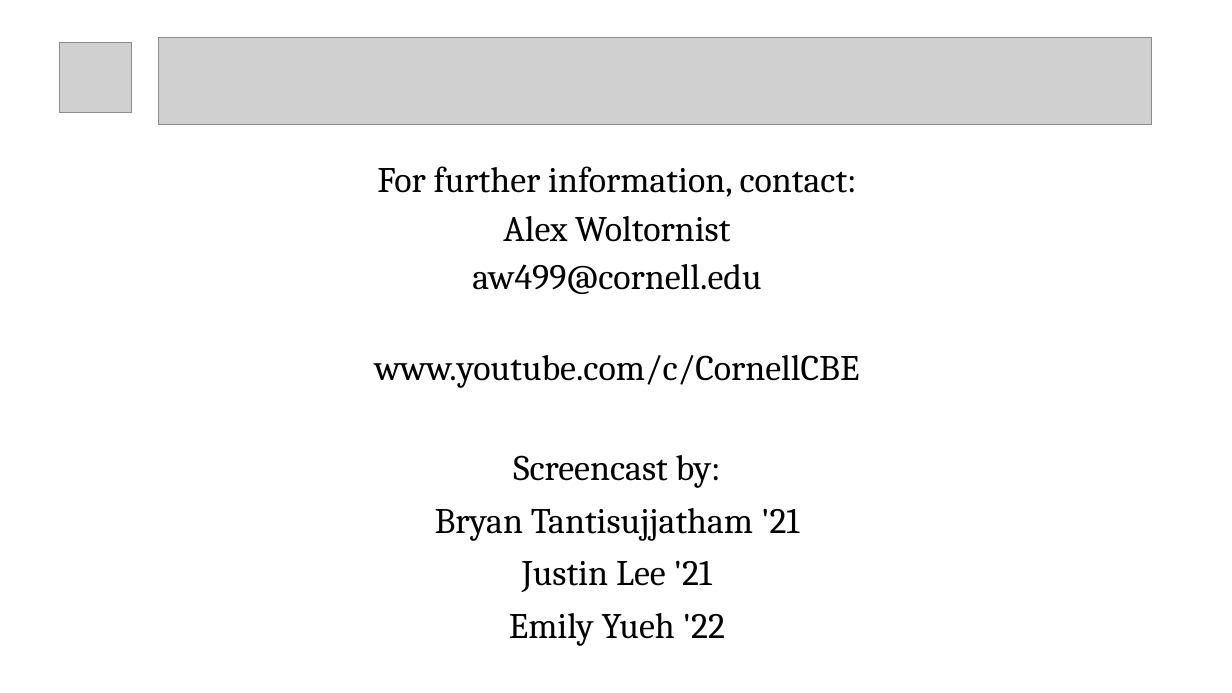
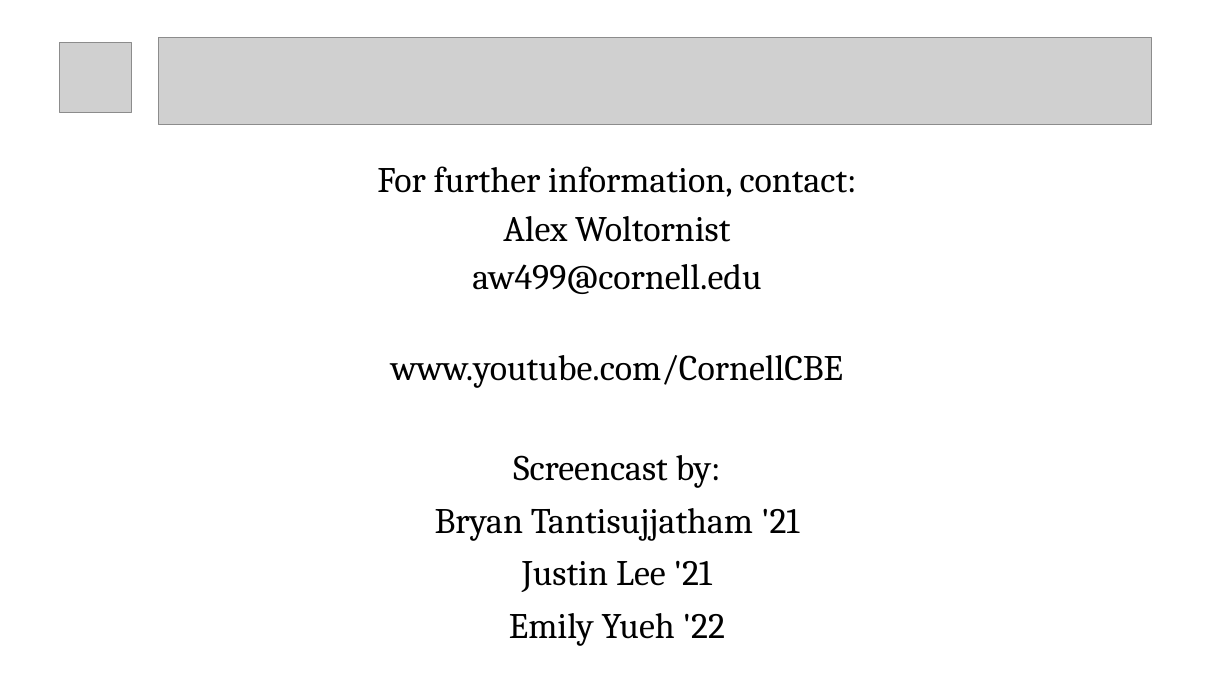
Before and after one commit to btanti/aspen-tutorials, a slide deck: slide 1 of End Slide Template/Aspen-End-Slide.pptx. Drawn at 1232x693 pixels with LibreOffice and Linux fonts; fonts in the diff are those of the drawing; grey boxes stand for pictures. Boxes give left, top, right and bottom in pixels: in the first picture for what was removed or moved away, otherwise in the second. Text is boxed around its words. In the diff, an @@ line names an element or a change of style, - is before the commit and + after.

```diff
--- a/End Slide Template/Aspen-End-Slide.pptx
+++ b/End Slide Template/Aspen-End-Slide.pptx
@@ text at box(391, 355, 843, 388): text changed @@
-www.youtube.com/c/CornellCBE
+www.youtube.com/CornellCBE
```
Also in this commit, not shown: 7 other files.
